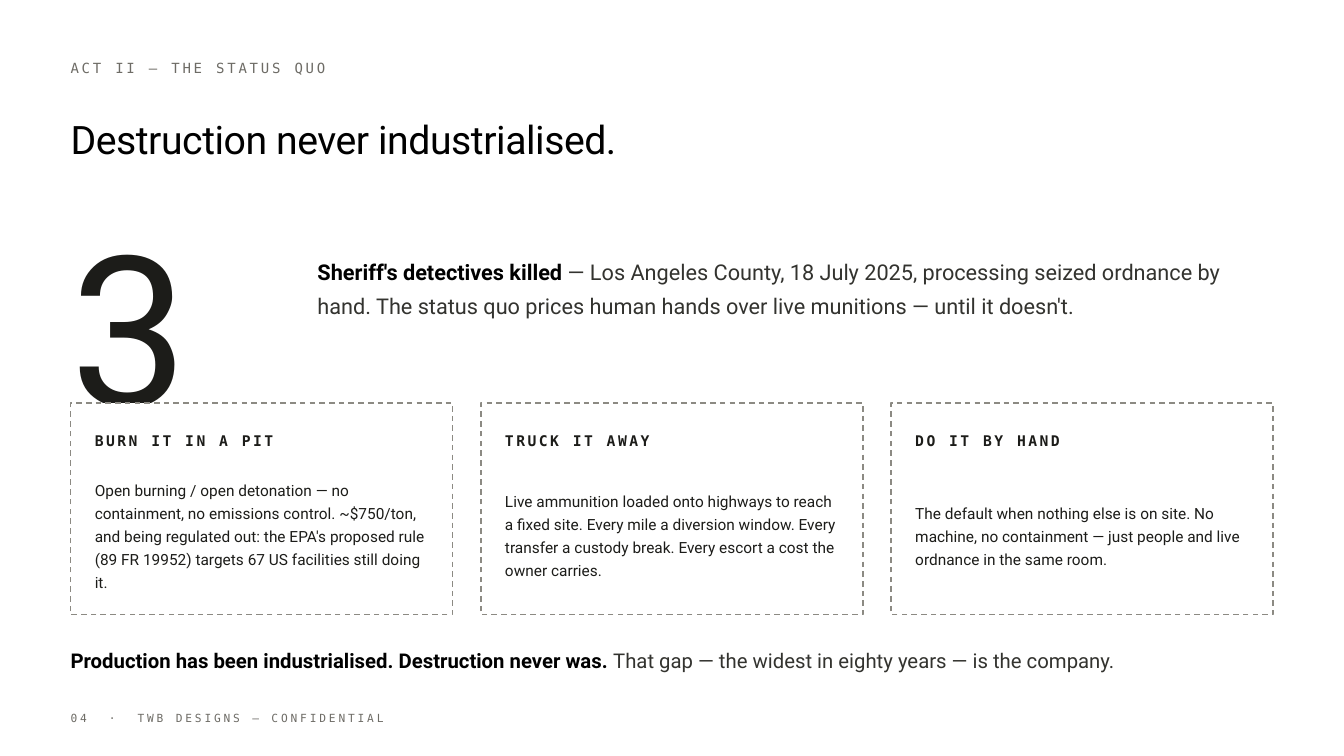
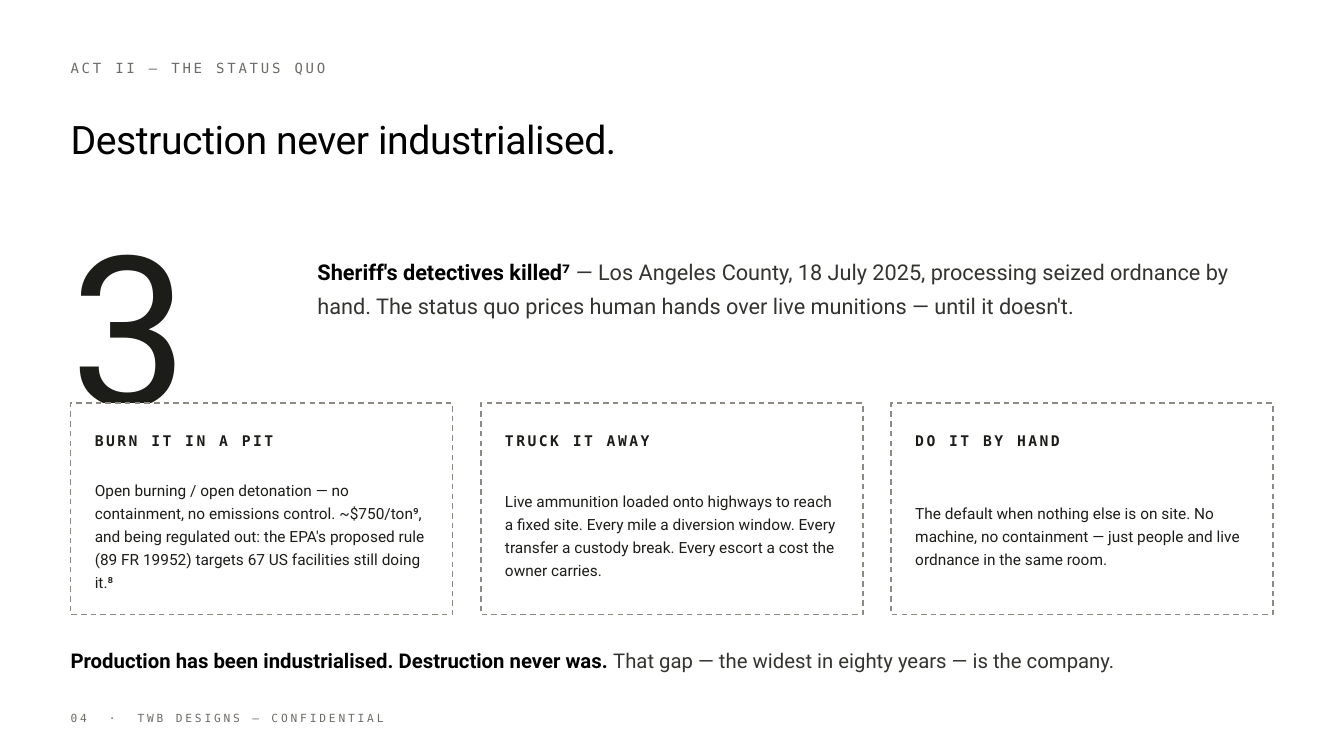
Before and after one commit to tomyouzwyshyn/TWB-Designs, a slide deck: slide 4 of deck/TWB_Investment_Deck.pptx. Drawn at 1344x756 pixels with LibreOffice and Linux fonts; fonts in the diff are those of the drawing. Boxes give left, top, right and bottom in pixels: in the first picture for what was removed or moved away, otherwise in the second. Text is boxed around its words. In the diff, an @@ line names an element or a change of style, - is before the commit and + after.

```diff
--- a/deck/TWB_Investment_Deck.pptx
+++ b/deck/TWB_Investment_Deck.pptx
@@ text at (317, 263, 1228, 319): text changed @@
-Sheriff's detectives killed — Los Angeles County, 18 July 2025, processing seized ordnance by hand. The status quo prices human hands over live munitions — until it doesn't.
+Sheriff's detectives killed⁷ — Los Angeles County, 18 July 2025, processing seized ordnance by hand. The status quo prices human hands over live munitions — until it doesn't.
@@ text at (95, 484, 425, 588): text changed @@
-Open burning / open detonation — no containment, no emissions control. ~$750/ton, and being regulated out: the EPA's proposed rule (89 FR 19952) targets 67 US facilities still doing it.
+Open burning / open detonation — no containment, no emissions control. ~$750/ton⁹, and being regulated out: the EPA's proposed rule (89 FR 19952) targets 67 US facilities still doing it.⁸
```
Also in this commit, not shown: 8 other slides changed, 4 slides added, 2 slides removed.
